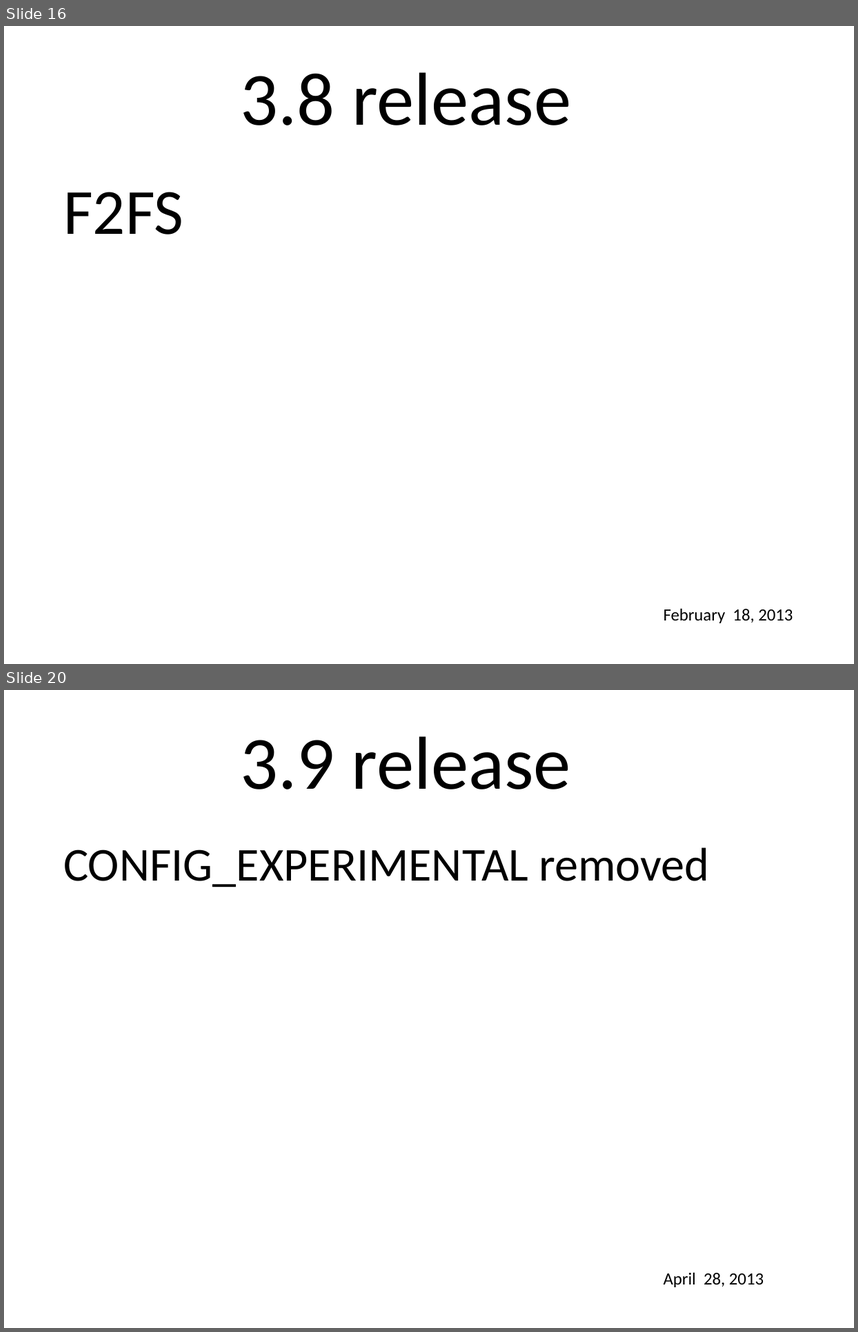
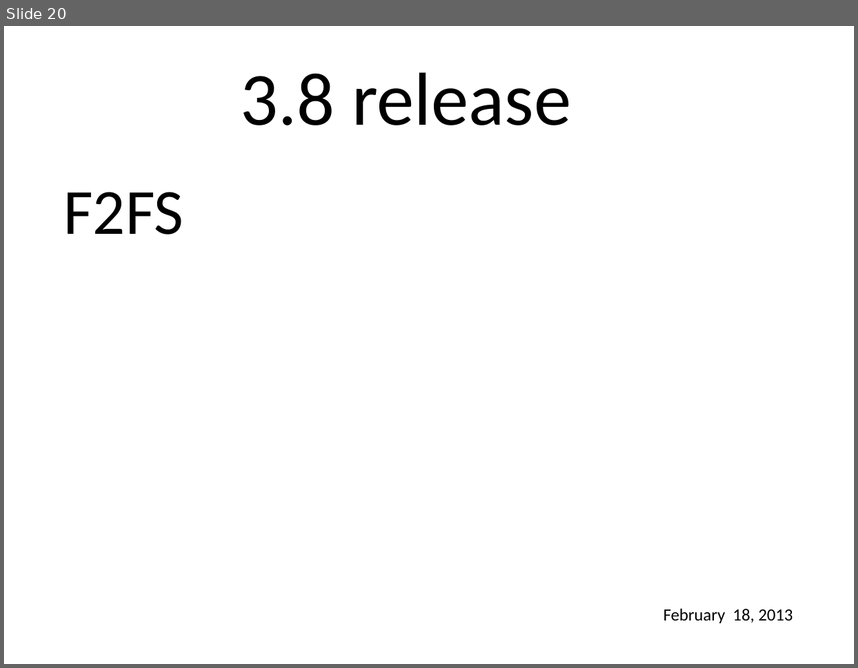
Before and after one commit to gregkh/presentation-community, a slide deck: community.odp. Shown one above the other, each under a label of ours: slides 16 and 20 before the commit, slide 20 after it; the slides between them are not shown. The pictures are 858x1332 and 858x668 pixels, drawn with LibreOffice and Linux fonts; fonts in the diff are those of the drawing; background and template pictures are left out. Boxes give left, top, right and bottom in pixels: in the first picture for what was removed or moved away, otherwise in the second. Text is boxed around its words. In the diff, an @@ line names an element or a change of style, - is before the commit and + after.

```diff
--- a/community.odp
+++ b/community.odp
@@ slide 20 removed at [4,690,854,1328], background picture (left out) @@
@@ text removed at [240,736,571,789] @@
-3.9 release
@@ text removed at [63,847,710,887] @@
-CONFIG_EXPERIMENTAL removed
@@ text removed at [664,1272,764,1287] @@
-April 28, 2013
@@ what was slide 16 is now slide 20 @@
```
Also in this commit, not shown: 1 slide changed, 3 slides added, 23 other slides removed, 2 other files.
